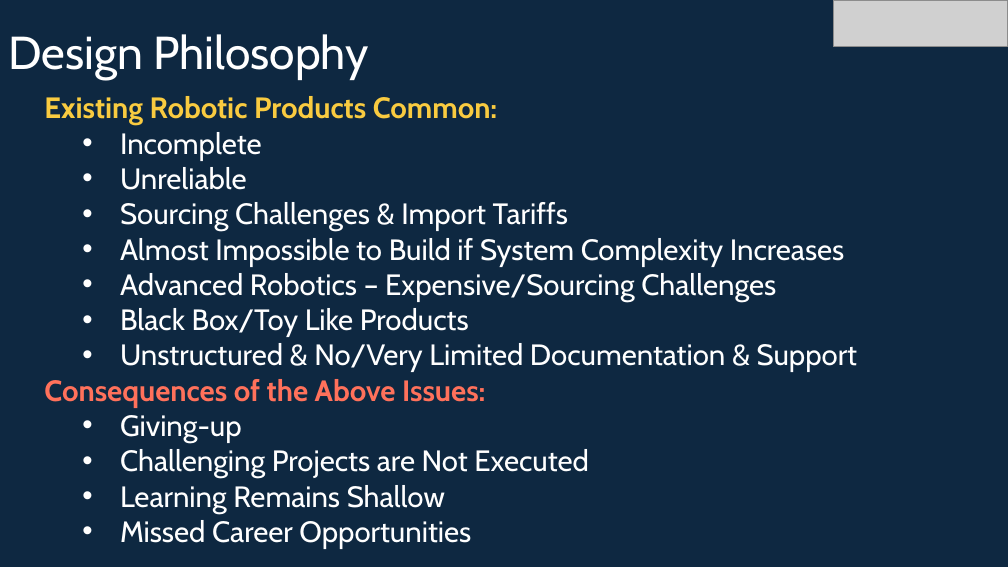
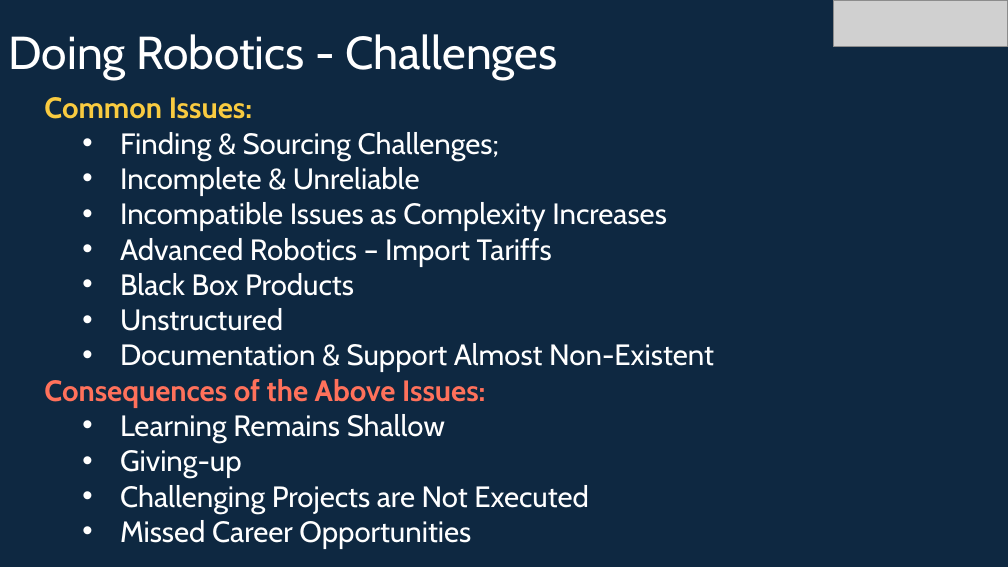
Before and after one commit to info-zas/Training, a slide deck: slide 5 of GPREC/GPRC_TrainingSchedule_V2.pptx (slide 6 before the commit). Drawn at 1008x567 pixels with LibreOffice and Linux fonts; fonts in the diff are those of the drawing; grey boxes stand for pictures. Boxes give left, top, right and bottom in pixels: in the first picture for what was removed or moved away, otherwise in the second. Text is boxed around its words. In the diff, an @@ line names an element or a change of style, - is before the commit and + after.

Commit message:
slides updated

```diff
--- a/GPREC/GPRC_TrainingSchedule_V2.pptx
+++ b/GPREC/GPRC_TrainingSchedule_V2.pptx
@@ title at (x1=8, y1=34, x2=557, y2=80): text changed @@
-Design Philosophy
+Doing Robotics - Challenges
@@ text at (x1=44, y1=97, x2=714, y2=372): text changed @@
-Existing Robotic Products Common:
-  • Incomplete
-  • Unreliable
-  • Sourcing Challenges & Import Tariffs
-  • Almost Impossible to Build if System Complexity Increases
-  • Advanced Robotics – Expensive/Sourcing Challenges
-  • Black Box/Toy Like Products
-  • Unstructured & No/Very Limited Documentation & Support
+Common Issues:
+  • Finding & Sourcing Challenges;
+  • Incomplete & Unreliable
+  • Incompatible Issues as Complexity Increases
+  • Advanced Robotics – Import Tariffs
+  • Black Box Products
+  • Unstructured
+  • Documentation & Support Almost Non-Existent
@@ text at (x1=120, y1=414, x2=445, y2=443): paragraph added @@
+  • Learning Remains Shallow
@@ text at (x1=120, y1=485, x2=445, y2=514): paragraph removed @@
-  • Learning Remains Shallow
```
Also in this commit, not shown: 2 other slides changed, 5 slides added, 6 slides removed, 1 other file.
